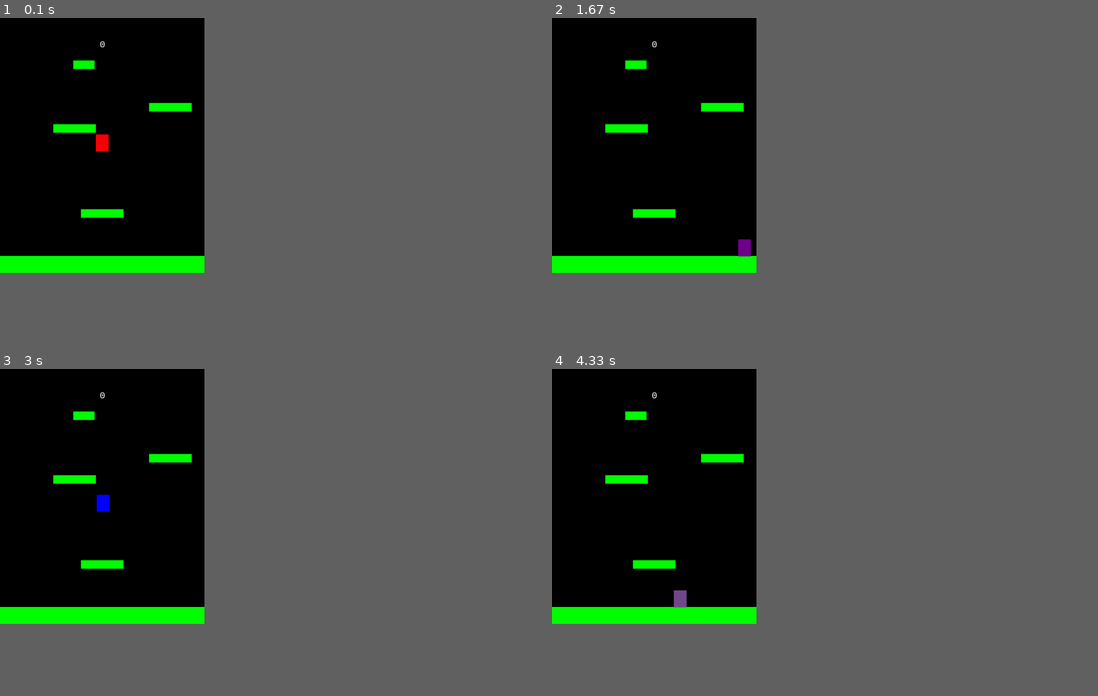
Above: before the commit, frames 1-4 (two rows, left to right).
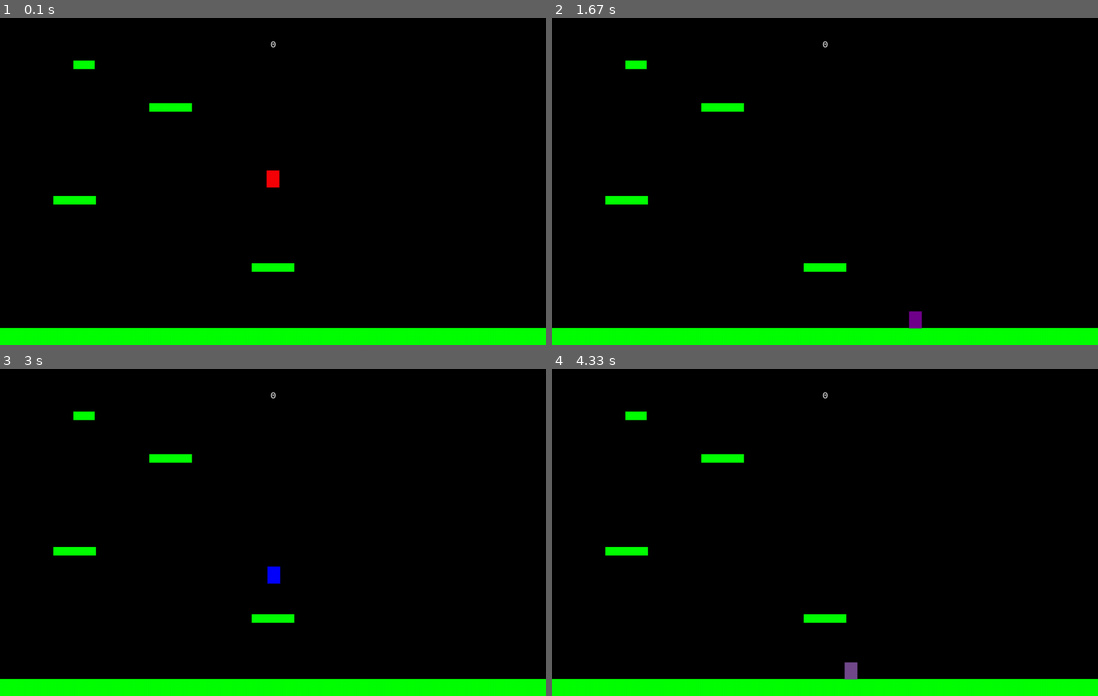
Above: after the commit, the same moments.

Repository: BulSU-BSCpE2B-Group2/DROP
Game: pygame game, started from main.py
Two runs of this game, one before a commit and one after it. Both use one fixed random seed, a clock stepped at 60 frames per second and the inputs below.
Inputs:
- Up to frame 1 (0.1 s): no input
- Up to frame 2 (1.67 s): hold Right 0.33-0.8 s; hold Up 0.83-1.13 s; hold Right 1.17-1.63 s
- Up to frame 3 (3 s): hold Left 1.67-2.2 s; hold Left 2.23-2.63 s; hold Up from 2.67 s (still down)
- Up to frame 4 (4.33 s): release Up at 3.03 s; hold Right 3.07-3.7 s; hold Left 3.73-4.2 s; hold Right from 4.23 s (still down)
The window is 337x421 before the commit and 900x540 after it. Grey fills any space a smaller window leaves; there, only what the larger window draws over its background counts as a difference.

The runs differ from the first frame. In frame 1, 8.5% of the frame differs, in the area x 0-100%, y 7-100%; in frame 2, 8.5%; in frame 3, 8.5%; in frame 4, 8.5%.

Commit message:
Renamed into DROP!
Few optimizations are done.

Diff:
--- a/main.py
+++ b/main.py
@@ -9,7 +9,7 @@
         # initialize game window, etc.
         pg.init()
         pg.mixer.init()
-        self.screen = pg.display.set_mode((width, height))
+        self.screen = pg.display.set_mode((width, height), pg.FULLSCREEN)
         pg.display.set_caption(title)
         self.clock = pg.time.Clock()
         self.running = True
@@ -26,7 +26,6 @@
             p = Platform(*platform)
             self.all_sprites.add(p)
             self.platforms.add(p)
-
         self.player = Player(self)
         self.all_sprites.add(self.player)
         self.run()
@@ -119,6 +118,7 @@
         text_rect.midtop = (x, y)
         self.screen.blit(text_surface, text_rect)
 
+
 g = Game()
 g.show_start_screen()
 while g.running:
--- a/settings.py
+++ b/settings.py
@@ -2,8 +2,8 @@
 import pygame as pg
 # game resolution and fps
 title = "Pygame Platformer Test"
-width = 480
-height = 600
+width = 1280
+height = 768
 fps = 60
 font_name = 'consolas'
 
